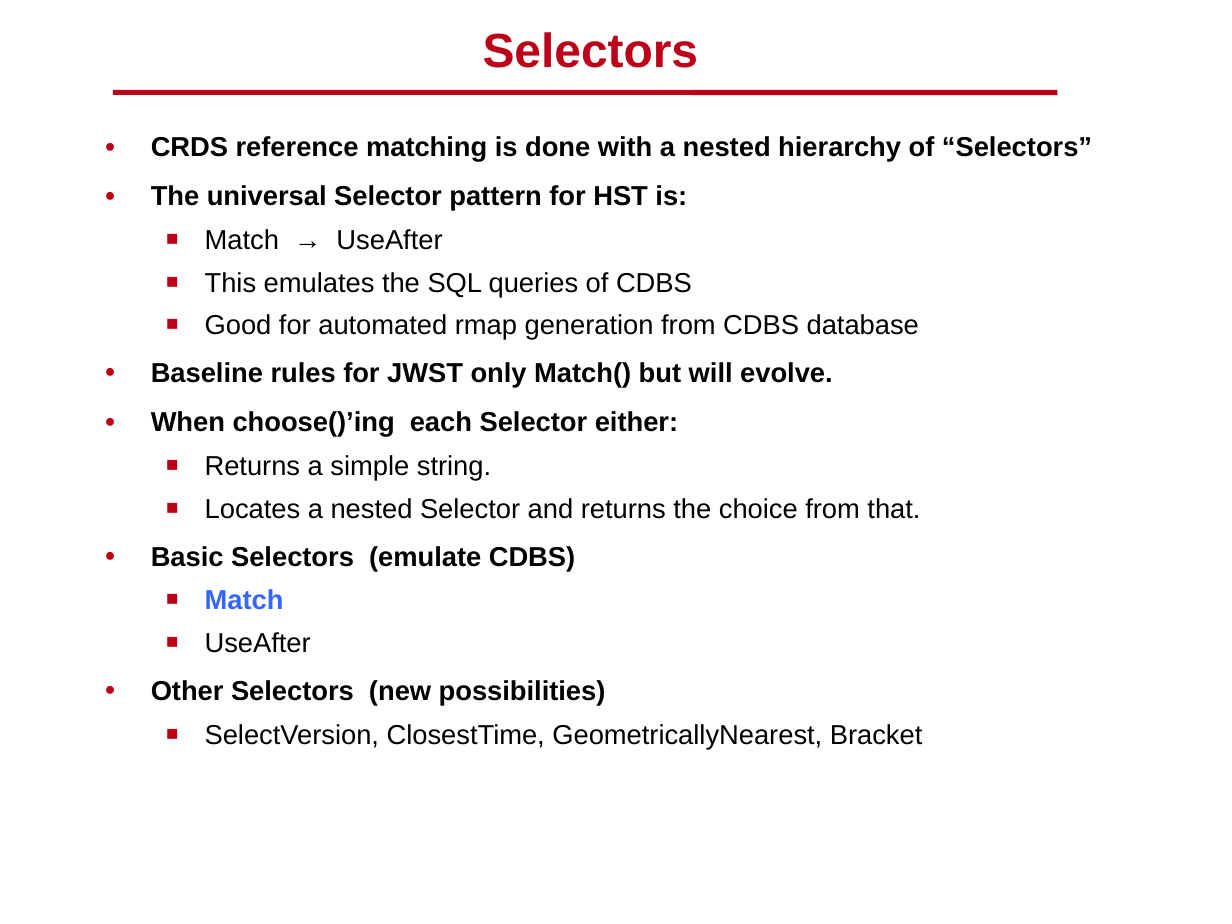
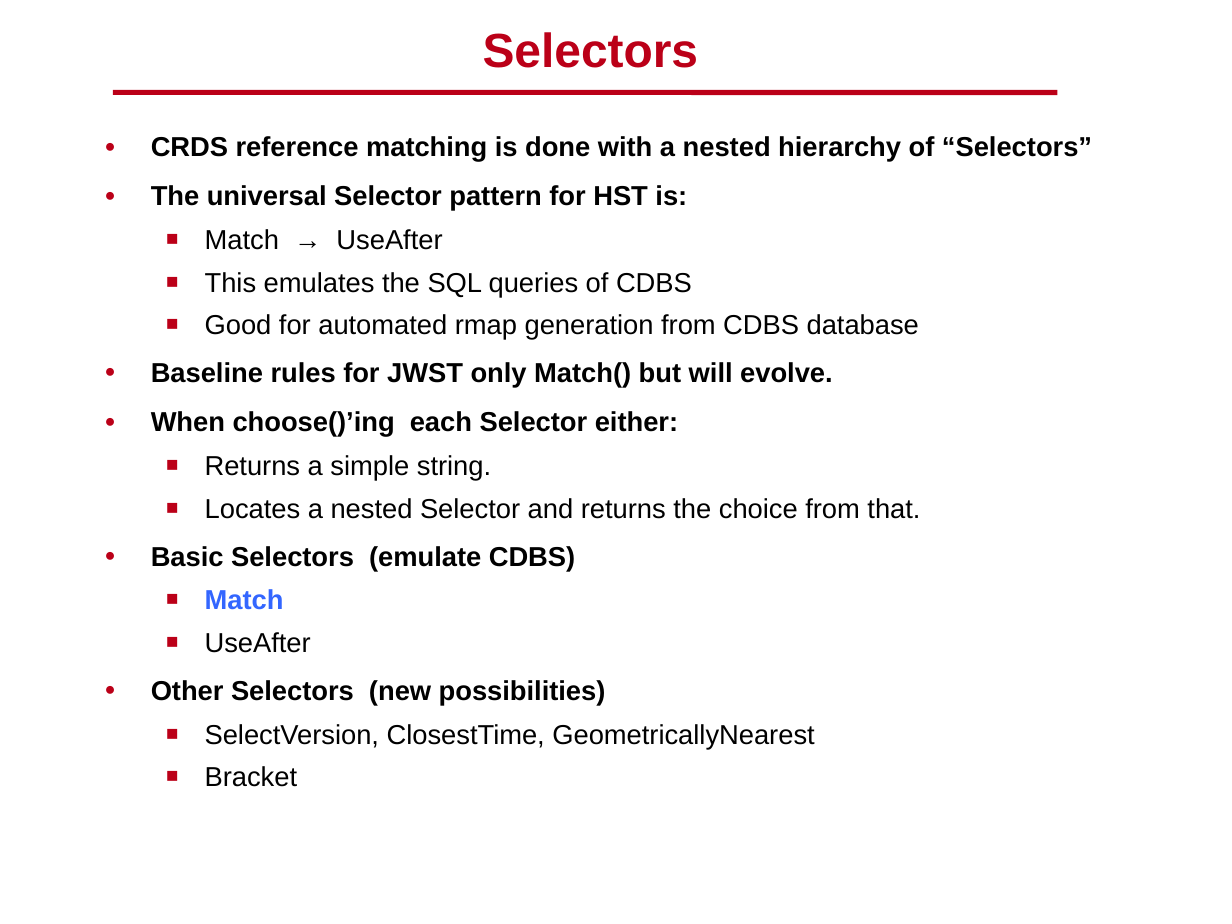
Before and after one commit to spacetelescope/crds, a slide deck: slide 10 of docs/DMS_SDR2_09_CRDS_final.pptx (slide 12 before the commit). Drawn at 1232x924 pixels with LibreOffice and Linux fonts; fonts in the diff are those of the drawing; background and template pictures are left out. Boxes give left, top, right and bottom in pixels: in the first picture for what was removed or moved away, otherwise in the second. Text is boxed around its words. In the diff, an @@ line names an element or a change of style, - is before the commit and + after.

```diff
--- a/docs/DMS_SDR2_09_CRDS_final.pptx
+++ b/docs/DMS_SDR2_09_CRDS_final.pptx
@@ text at (205, 724, 814, 787): text changed @@
-  ■ SelectVersion, ClosestTime, GeometricallyNearest, Bracket
+  ■ SelectVersion, ClosestTime, GeometricallyNearest
+  ■ Bracket
```
Also in this commit, not shown: 10 other slides changed, 6 slides added, 5 slides removed.
